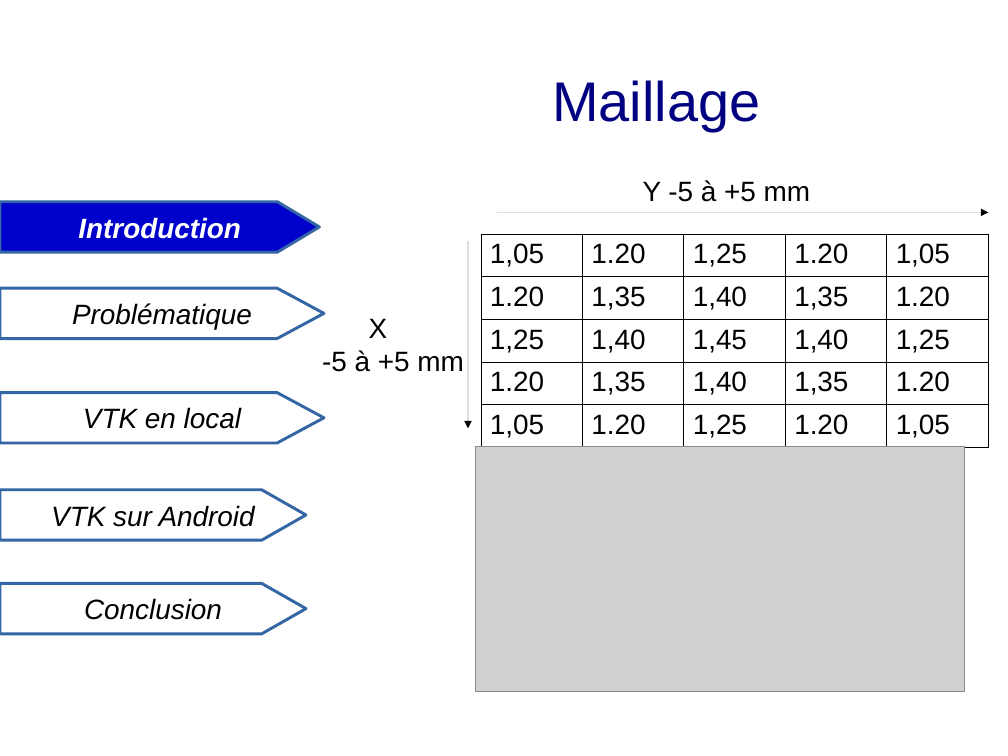
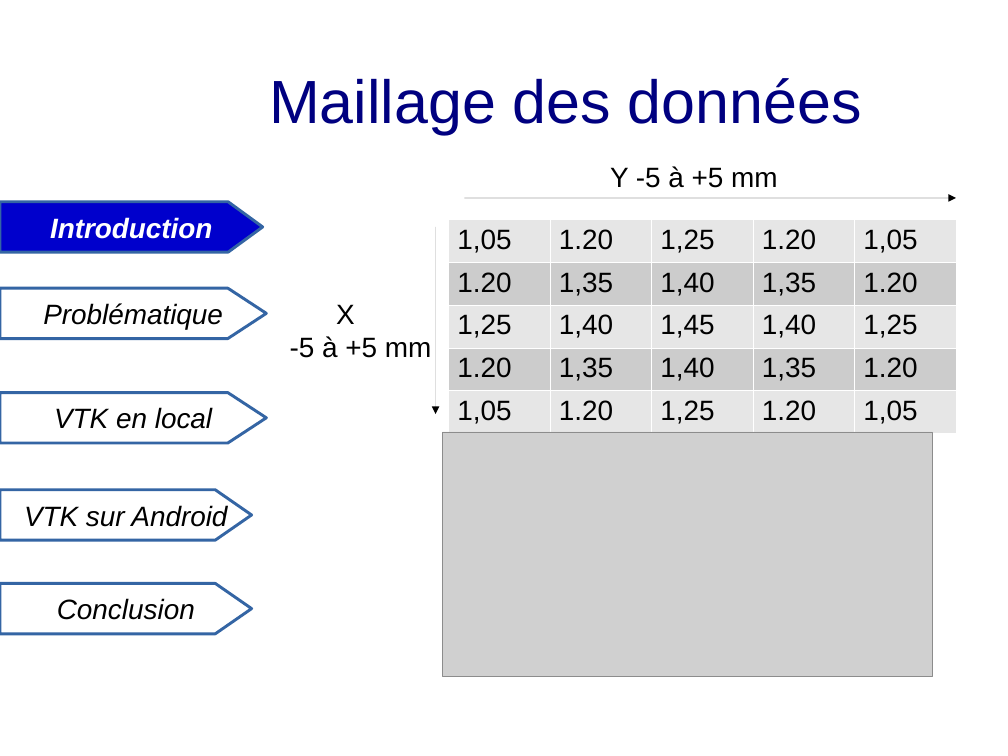
Before and after one commit to exopole/gitVTK, a slide deck: slide 7 of Presentation/rapport/soutenance.odp. Drawn at 1008x756 pixels with LibreOffice and Linux fonts; fonts in the diff are those of the drawing; grey boxes stand for pictures. Boxes give left, top, right and bottom in pixels: in the first picture for what was removed or moved away, otherwise in the second. Text is boxed around its words. In the diff, an @@ line names an element or a change of style, - is before the commit and + after.

```diff
--- a/Presentation/rapport/soutenance.odp
+++ b/Presentation/rapport/soutenance.odp
@@ title at box(269, 78, 862, 134): text changed; size 44 to 48 pt @@
-Maillage
+Maillage des données
@@ freeform shape "Introduction": place and size @@
-freeform shape "Introduction" at box(0, 202, 319, 252)
+freeform shape "Introduction" at box(0, 202, 263, 252)
@@ arrow moved from (497, 212) - (989, 212) to (465, 198) - (957, 198) @@
@@ 1 picture, 1 table, 1 text, 1 arrow: place and size @@
-1 picture, 1 table, 1 text, 1 arrow at box(468, 180, 989, 692)
+1 picture, 1 table, 1 text, 1 arrow at box(435, 166, 956, 677)
@@ table at box(448, 220, 956, 428) @@
@@ fill none to #E6E6E6 in 15 cells @@
@@ fill none to #CCCCCC in 10 cells @@
@@ borders changed @@
@@ freeform shape "Problématique": place and size @@
-freeform shape "Problématique" at box(0, 288, 324, 338)
+freeform shape "Problématique" at box(0, 288, 266, 338)
@@ text "X": place and size @@
-text "X" at box(322, 318, 463, 372)
+text "X" at box(290, 304, 431, 358)
@@ freeform shape "VTK en local": place and size @@
-freeform shape "VTK en local" at box(0, 392, 324, 443)
+freeform shape "VTK en local" at box(0, 392, 266, 443)
@@ freeform shape "VTK sur Android": place and size @@
-freeform shape "VTK sur Android" at box(0, 490, 306, 541)
+freeform shape "VTK sur Android" at box(0, 490, 252, 541)
@@ freeform shape "Conclusion": place and size @@
-freeform shape "Conclusion" at box(0, 584, 306, 634)
+freeform shape "Conclusion" at box(0, 584, 252, 634)
```
Also in this commit, not shown: 19 other slides changed, 2 other files.
